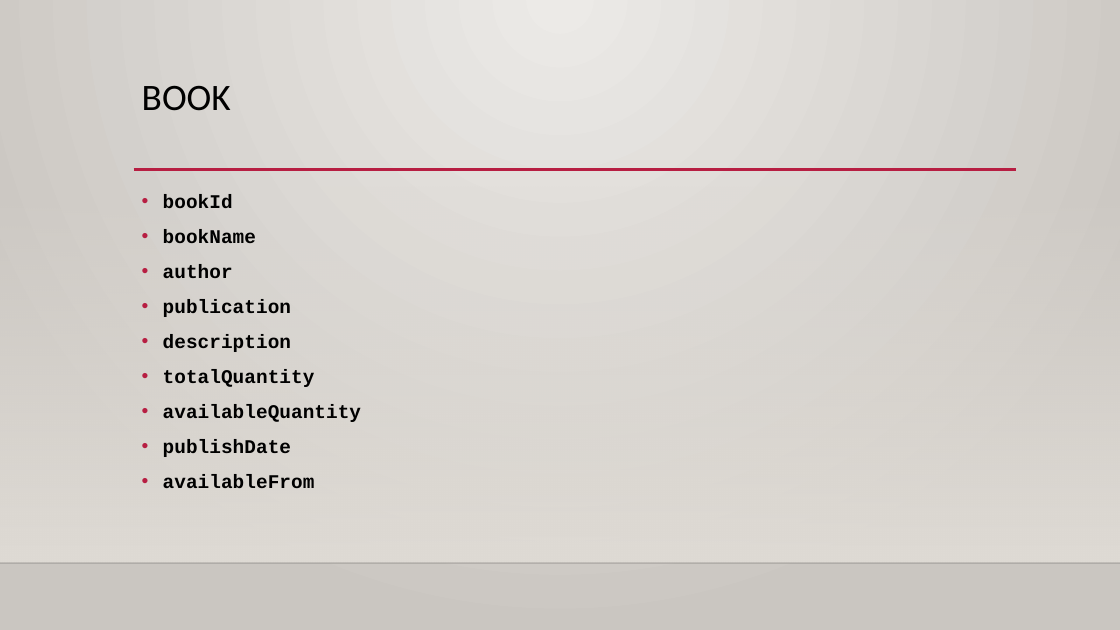
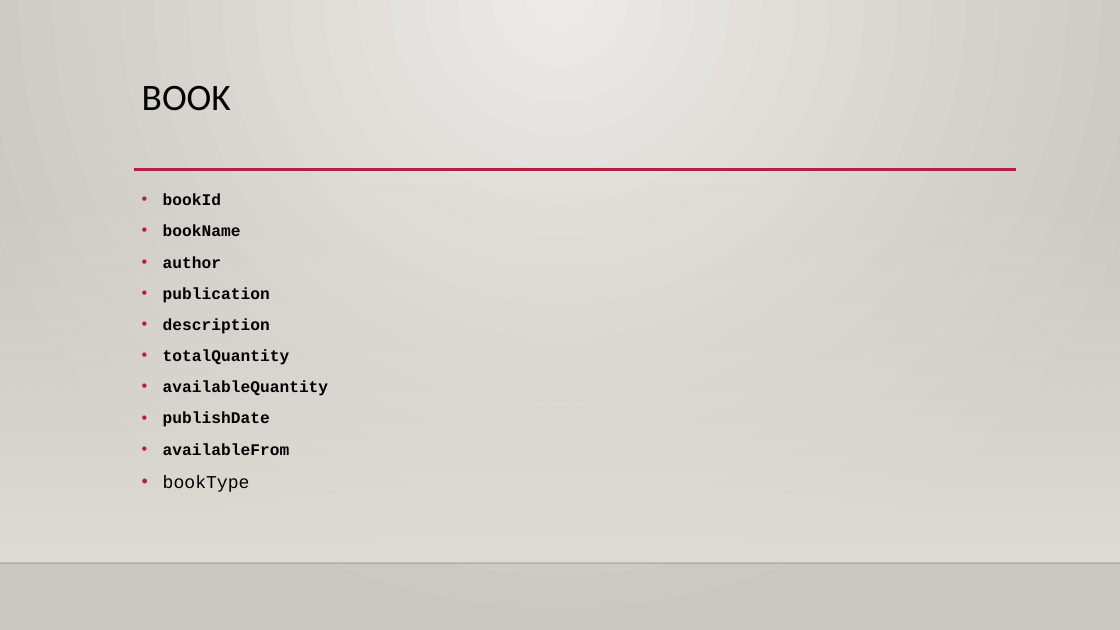
Before and after one commit to shuvenduofflinexoriant/Java_Case_study, a slide deck: slide 6 of PPT/Library management system.pptx. Drawn at 1120x630 pixels with LibreOffice and Linux fonts; fonts in the diff are those of the drawing; background and template pictures are left out. Boxes give left, top, right and bottom in pixels: in the first picture for what was removed or moved away, otherwise in the second. Text is boxed around its words. In the diff, an @@ line names an element or a change of style, - is before the commit and + after.

```diff
--- a/PPT/Library management system.pptx
+++ b/PPT/Library management system.pptx
@@ text at [163, 193, 328, 455]: size 16.6 to 13.9 pt @@
@@ text at [163, 475, 250, 492]: paragraph added @@
+• bookType
```
Also in this commit, not shown: 4 other slides changed, 1 slide added, 2 other files.
